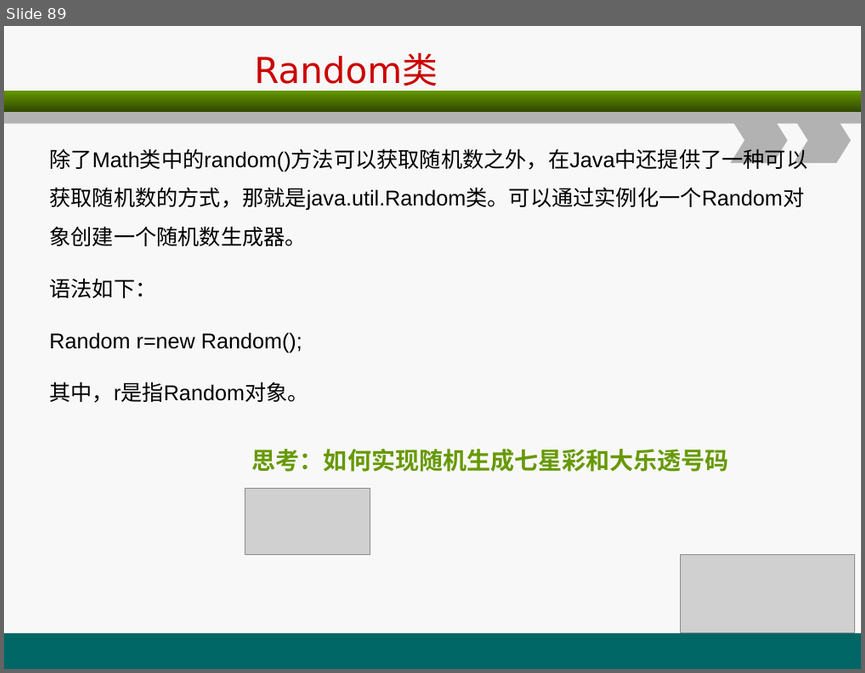
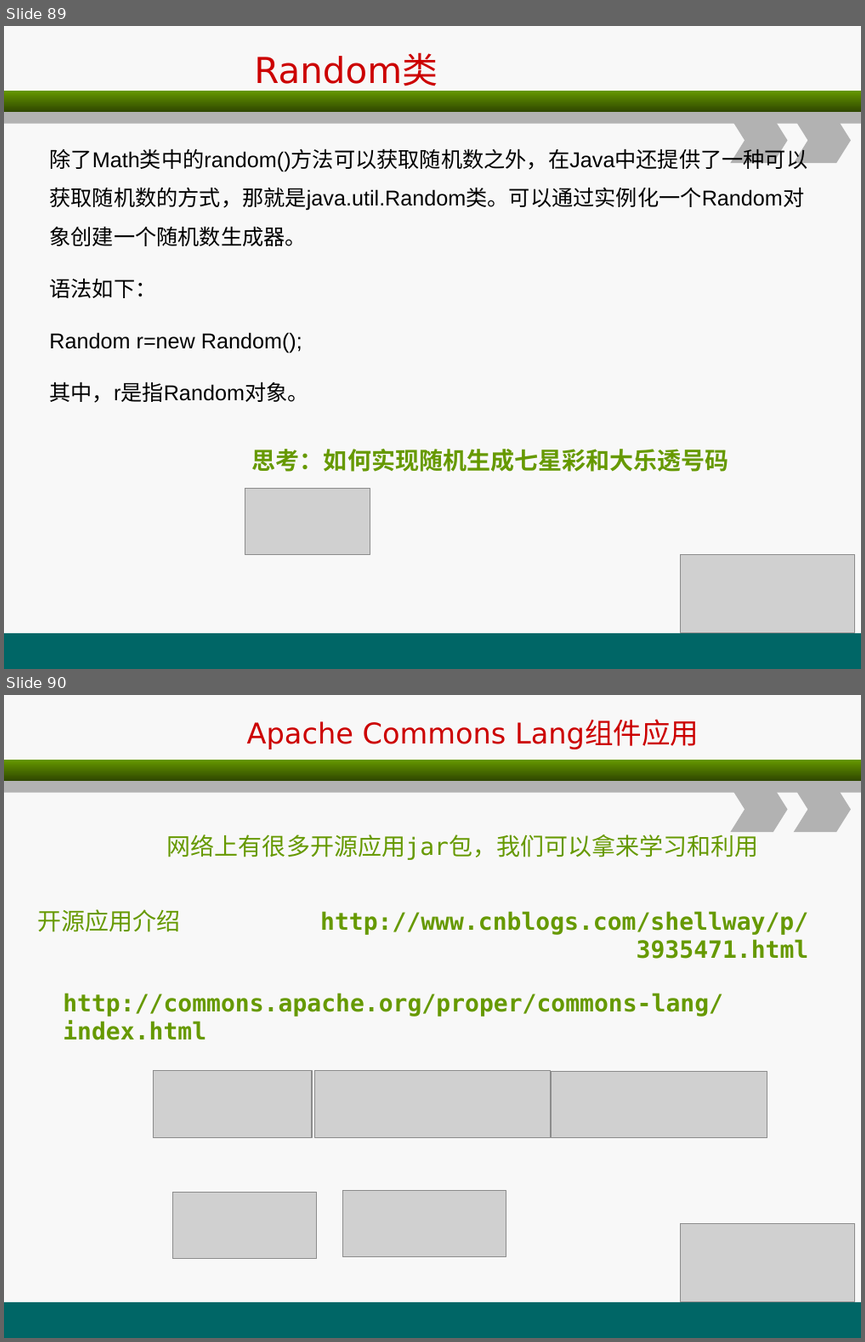
Before and after one commit to christwei/gitDoc, a slide deck: 课件/环宇/java编程基础/A3.ppt. Shown one above the other, each under a label of ours: slide 89 before the commit, slides 89 and 90 after it. The pictures are 865x673 and 865x1342 pixels, drawn with LibreOffice and Linux fonts; fonts in the diff are those of the drawing; grey boxes stand for pictures. Boxes give left, top, right and bottom in pixels: in the first picture for what was removed or moved away, otherwise in the second. Text is boxed around its words. In the diff, an @@ line names an element or a change of style, - is before the commit and + after.

```diff
--- a/课件/环宇/java编程基础/A3.ppt
+++ b/课件/环宇/java编程基础/A3.ppt
@@ slide 90 added at <box>4,695,861,1338</box>, background #F8F8F8; not listed: 5 template elements that a slide beside it also shows @@
@@ text added at <box>247,720,699,749</box>, 24 pt, text #CC0000 @@
+Apache Commons Lang组件应用
@@ text added at <box>167,831,759,860</box>, 20 pt, text #669900 @@
+网络上有很多开源应用jar包，我们可以拿来学习和利用
@@ text added at <box>37,909,180,932</box>, 20 pt, text #669900 @@
+开源应用介绍
@@ text added at <box>320,911,809,959</box>, 20 pt, text #669900, bold @@
+http://www.cnblogs.com/shellway/p/3935471.html
@@ text added at <box>63,993,723,1040</box>, 20 pt, text #669900, bold @@
+http://commons.apache.org/proper/commons-lang/index.html
@@ picture added at <box>153,1071,312,1137</box> @@
@@ picture added at <box>315,1071,551,1137</box> @@
@@ picture added at <box>551,1072,767,1138</box> @@
@@ picture added at <box>173,1192,317,1259</box> @@
@@ picture added at <box>342,1191,506,1257</box> @@
@@ picture added at <box>680,1224,855,1303</box> @@
```
Also in this commit, not shown: 13 other files.
